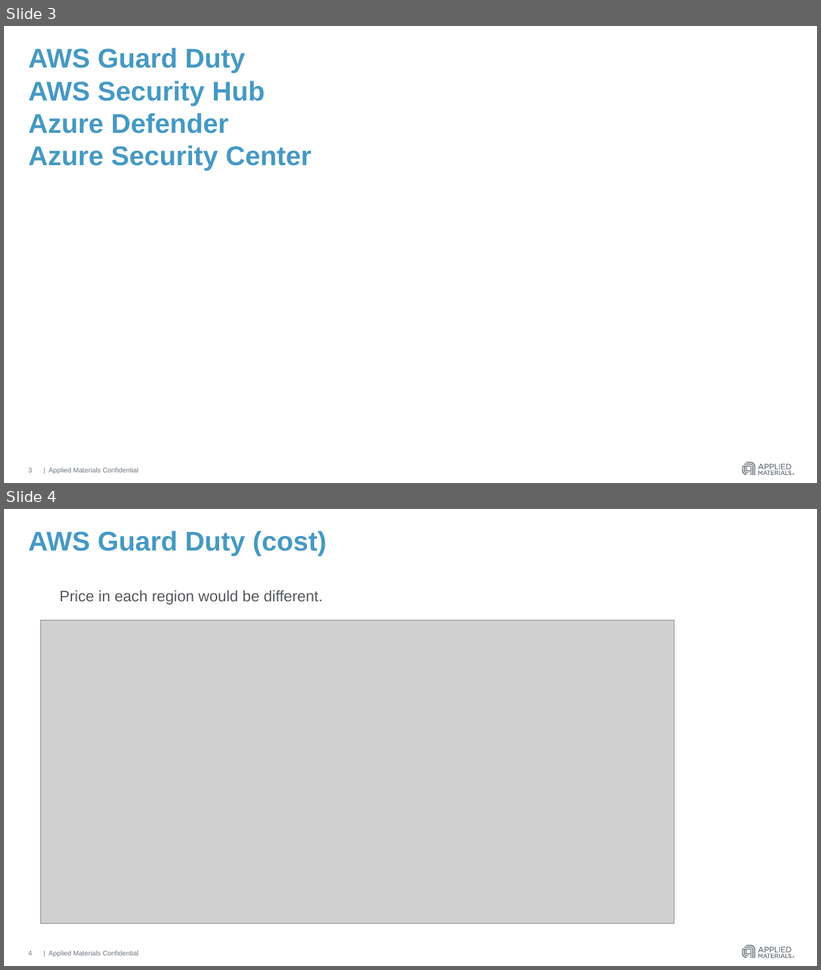
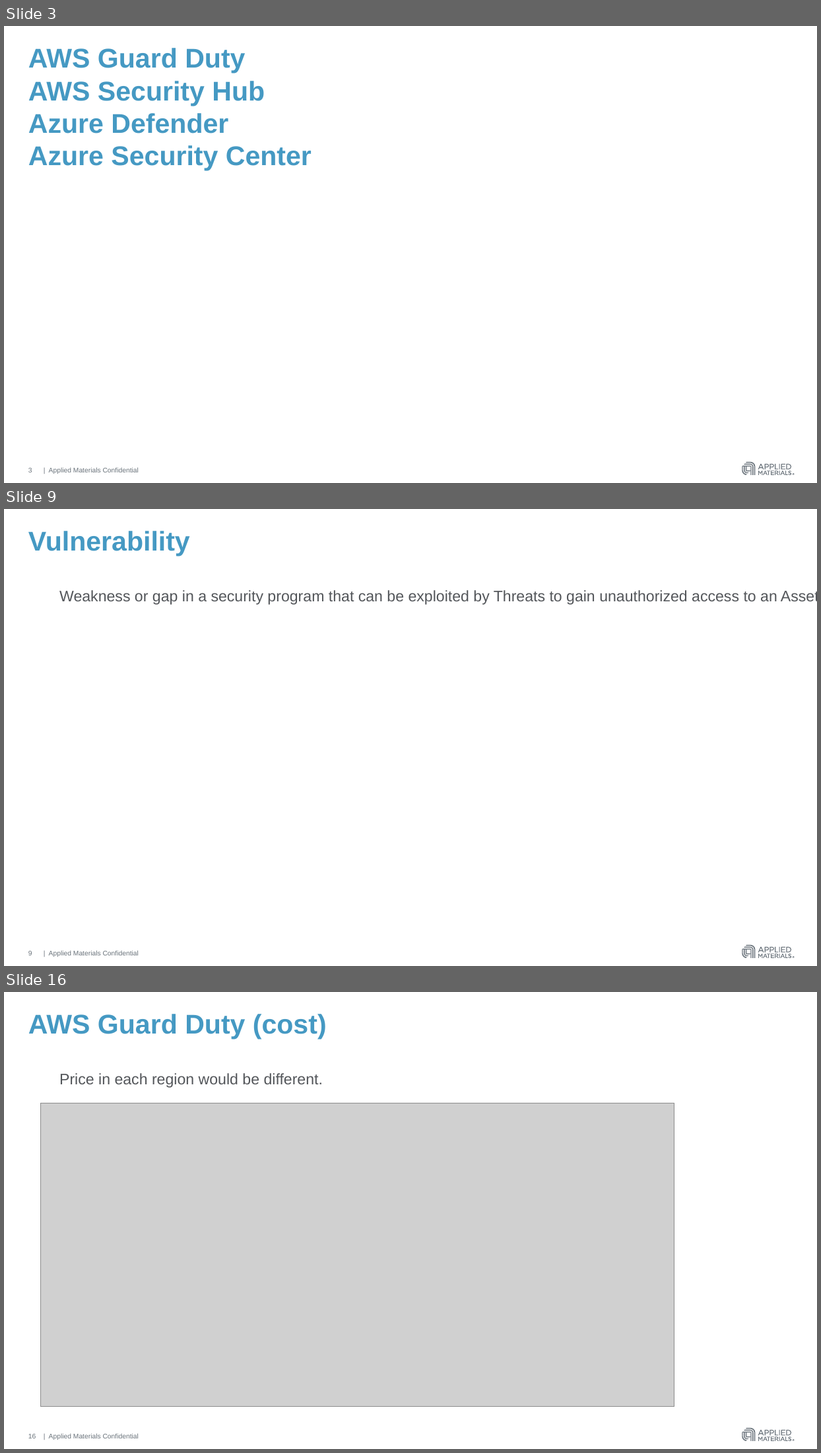
Before and after one commit to hmahajanHM/mytestrepo, a slide deck: AWS Guard Duty & Azure Security Center.pptx. Shown one above the other, each under a label of ours: slides 3 and 4 before the commit, slides 3, 9 and 16 after it; the slides between them are not shown. The pictures are 821x970 and 821x1453 pixels, drawn with LibreOffice and Linux fonts; fonts in the diff are those of the drawing; grey boxes stand for pictures. Boxes give left, top, right and bottom in pixels: in the first picture for what was removed or moved away, otherwise in the second. Text is boxed around its words. In the diff, an @@ line names an element or a change of style, - is before the commit and + after.

```diff
--- a/AWS Guard Duty & Azure Security Center.pptx
+++ b/AWS Guard Duty & Azure Security Center.pptx
@@ slide 9 added at (x1=4, y1=509, x2=817, y2=966), background #FFFFFF; not listed: 4 template elements that a slide beside it also shows @@
@@ title added at (x1=28, y1=531, x2=190, y2=557), 32 pt, text #4599C3, bold @@
+Vulnerability
@@ text added at (x1=59, y1=590, x2=817, y2=605), 18 pt, text #53565A @@
+Weakness or gap in a security program that can be exploited by Threats to gain unauthorized access to an Asset
@@ page number added at (x1=28, y1=951, x2=32, y2=956), 8 pt, text #6A737B @@
+9
@@ what was slide 4 is now slide 16 @@
@@ page number at (x1=28, y1=1434, x2=36, y2=1439): text changed @@
-4
+16
```
Also in this commit, not shown: 1 slide changed, 12 other slides added.
